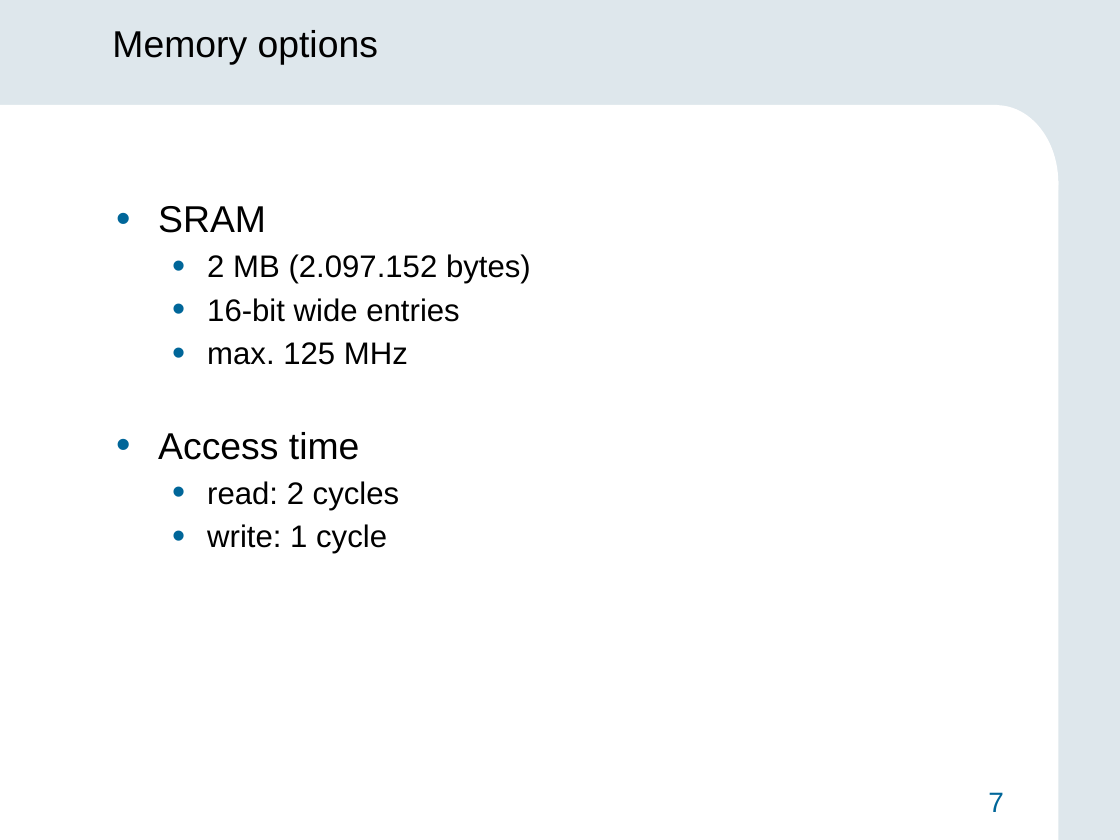
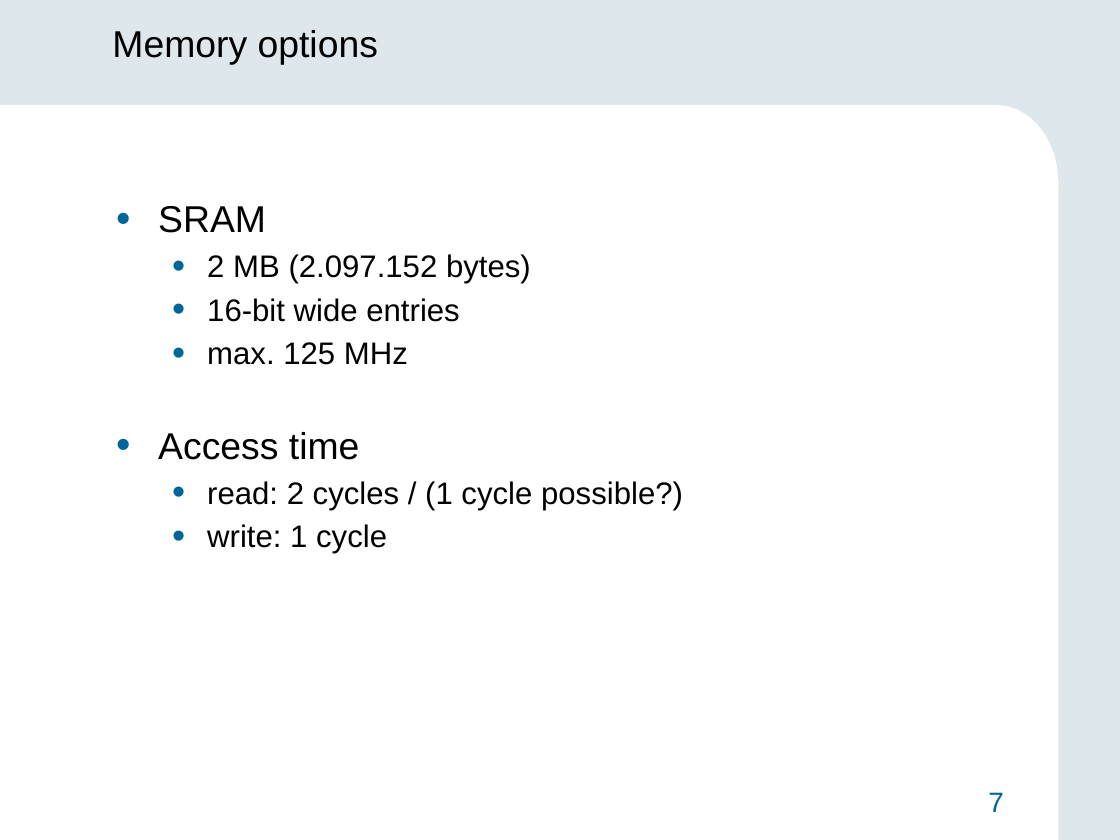
Before and after one commit to 1chor/hw_sw_codesign, a slide deck: slide 7 of Präsentation/Midterm_Präsentation.pptx. Drawn at 1120x840 pixels with LibreOffice and Linux fonts; fonts in the diff are those of the drawing; background and template pictures are left out. Boxes give left, top, right and bottom in pixels: in the first picture for what was removed or moved away, otherwise in the second. Text is boxed around its words. In the diff, an @@ line names an element or a change of style, - is before the commit and + after.

```diff
--- a/Präsentation/Midterm_Präsentation.pptx
+++ b/Präsentation/Midterm_Präsentation.pptx
@@ text at [207,481,683,510]: text changed @@
-  • read: 2 cycles
+  • read: 2 cycles / (1 cycle possible?)
```
Also in this commit, not shown: 4 other slides changed, 5 slides added, 6 slides removed, 2 other files.
